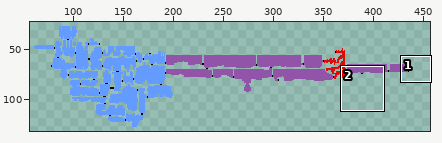
Two states of a pixel-art file, Game_assets/Misc/Map/map_layer.aseprite. The picture above shows the old version from afar; the outline marks the close-up.
Close-up. Before the commit:
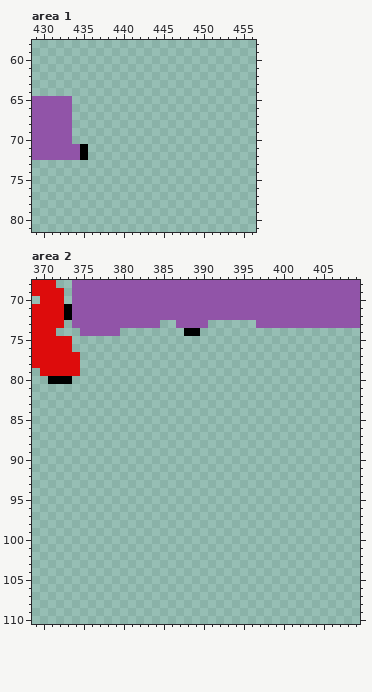
520x375 pixels, 1 frame. Pixels under 10% opacity are left out. Shown: area 1: x 429..456, y 58..81; area 2: x 369..409, y 68..110. The wide view leaves out empty margins.
And afterwards:
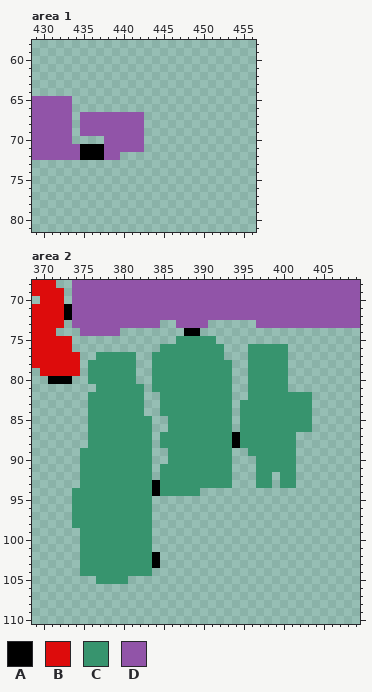
Palette (. is transparent): A #000000  B #dd0c0c  C #37946e  D #9154a8
Change:
layer "sMap_rPla_key1" added
layer "sMap_rFor_a" added
layer "sMap_rFor_a1" added
layer "sMap_rFor_b1" added
Changed rows in their new state; - is an unchanged pixel.
Area 1, layer "sMap_rPla_key1":
first column x 435:
67 DDDDDDDD
68 DDDDDDDD
69 DDDDDDDD
70 ---DDDDD
71 -AADDDDD
72 -AADD---
Area 2, layers "sMap_rFor_b1", "sMap_rFor_a1", "sMap_rFor_a":
first column x 374:
 75 -------------CCCCC------------
 76 -----------CCCCCCCC---CCCCC---
 77 ---CCCCC--CCCCCCCCC---CCCCC---
 78 --CCCCCC--CCCCCCCCCC--CCCCC---
 79 --CCCCCC--CCCCCCCCCC--CCCCC---
 80 --CCCCCC--CCCCCCCCCC--CCCCC---
 81 ---CCCCCC-CCCCCCCCCC--CCCCC---
 82 --CCCCCCC--CCCCCCCCC--CCCCCCCC
 83 --CCCCCCC--CCCCCCCCC-CCCCCCCCC
 84 --CCCCCCC--CCCCCCCCC-CCCCCCCCC
 85 --CCCCCCCC--CCCCCCCC-CCCCCCCCC
 86 --CCCCCCCC--CCCCCCCC-CCCCCCCCC
 87 --CCCCCCCC-CCCCCCCCCACCCCCCC--
 88 --CCCCCCCC-CCCCCCCCCACCCCCCC--
 89 -CCCCCCCCC--CCCCCCCC--CCCCCC--
 90 -CCCCCCCCC--CCCCCCCC---CCCCC--
 91 -CCCCCCCCC-CCCCCCCCC---CCCCC--
 92 -CCCCCCCCC-CCCCCCCCC---CC-CC--
 93 -CCCCCCCCCACCCCCCCCC---CC-CC--
 94 CCCCCCCCCCACCCCC--------------
 95 CCCCCCCCCC--------------------
 96 CCCCCCCCCC--------------------
 97 CCCCCCCCCC--------------------
 98 CCCCCCCCCC--------------------
 99 -CCCCCCCCC--------------------
100 -CCCCCCCCC--------------------
101 -CCCCCCCCC--------------------
102 -CCCCCCCCCA-------------------
103 -CCCCCCCCCA-------------------
104 -CCCCCCCCC--------------------
105 ---CCCC-----------------------
Where, in picture pixels (left, top, right, bottom), the same in both close-ups:
added: (80, 112, 144, 160)
added: (72, 336, 312, 584)
